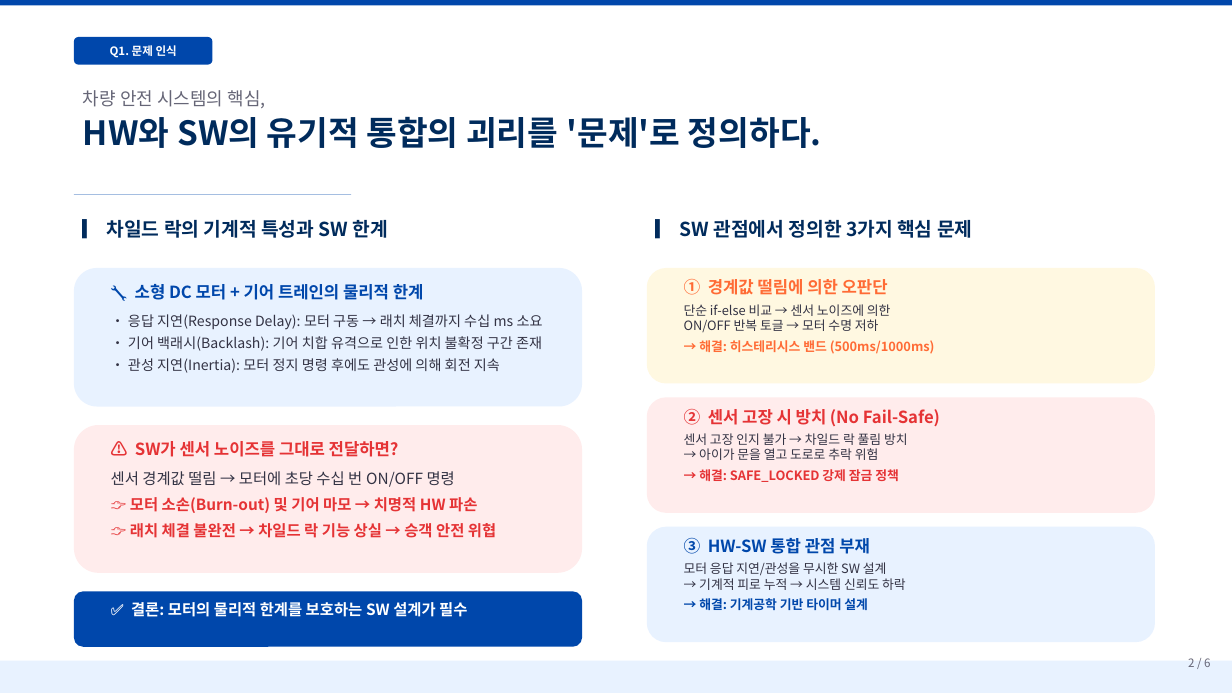
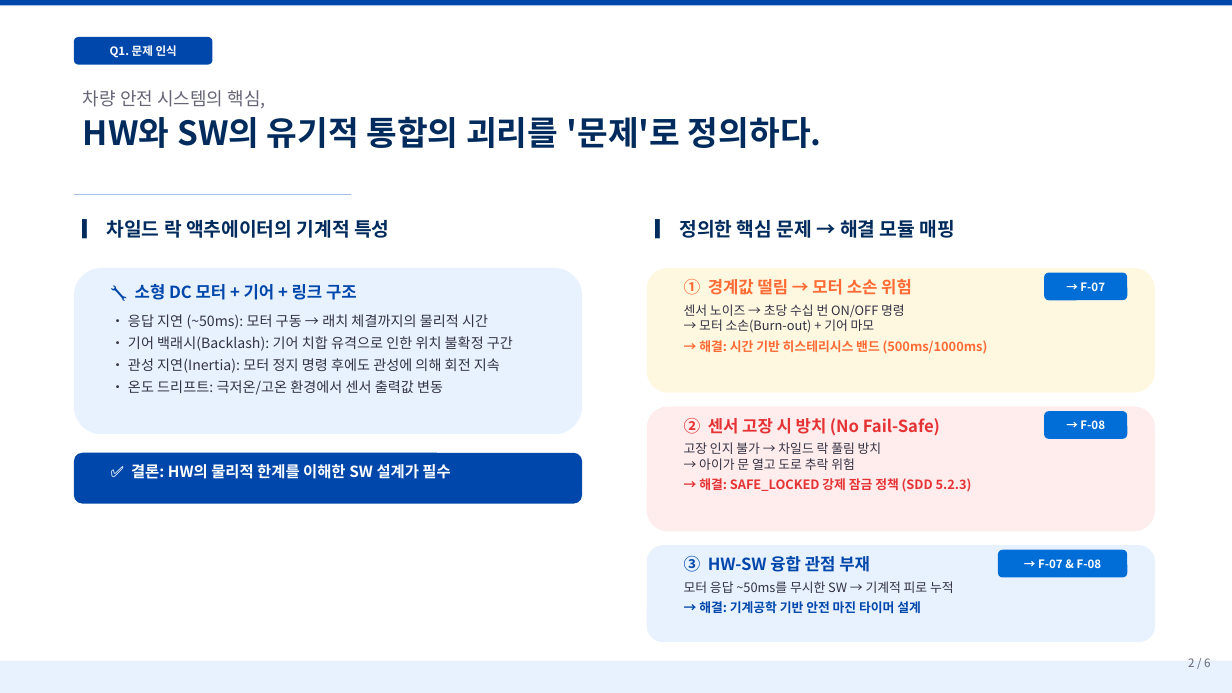
Before and after one commit to MBP-T05/MBP-T05-ChildLock, a slide deck: slide 2 of docs/SL_온라인PT_발표자료.pptx. Drawn at 1232x693 pixels with LibreOffice and Linux fonts; fonts in the diff are those of the drawing. Boxes give left, top, right and bottom in pixels: in the first picture for what was removed or moved away, otherwise in the second. Text is boxed around its words. In the diff, an @@ line names an element or a change of style, - is before the commit and + after.

```diff
--- a/docs/SL_온라인PT_발표자료.pptx
+++ b/docs/SL_온라인PT_발표자료.pptx
@@ text at <box>107,220,389,238</box>: text changed @@
-▎ 차일드 락의 기계적 특성과 SW 한계
+▎ 차일드 락 액추에이터의 기계적 특성
@@ text at <box>679,220,955,238</box>: text changed @@
-▎ SW 관점에서 정의한 3가지 핵심 문제
+▎ 정의한 핵심 문제 → 해결 모듈 매핑
@@ rounded rectangle: place and size @@
-rounded rectangle at <box>74,268,582,407</box>
+rounded rectangle at <box>74,268,582,434</box>
@@ rounded rectangle: place and size @@
-rounded rectangle at <box>647,268,1155,384</box>
+rounded rectangle at <box>647,268,1155,393</box>
@@ text at <box>128,284,513,351</box>: text changed @@
-🔧 소형 DC 모터 + 기어 트레인의 물리적 한계
-• 응답 지연(Response Delay): 모터 구동 → 래치 체결까지 수십 ms 소요
-• 기어 백래시(Backlash): 기어 치합 유격으로 인한 위치 불확정 구간 존재
+🔧 소형 DC 모터 + 기어 + 링크 구조
+• 응답 지연 (~50ms): 모터 구동 → 래치 체결까지의 물리적 시간
+• 기어 백래시(Backlash): 기어 치합 유격으로 인한 위치 불확정 구간
@@ text at <box>684,279,988,354</box>: text changed @@
-① 경계값 떨림에 의한 오판단
-단순 if-else 비교 → 센서 노이즈에 의한
-ON/OFF 반복 토글 → 모터 수명 저하
-→ 해결: 히스테리시스 밴드 (500ms/1000ms)
+① 경계값 떨림 → 모터 소손 위험
+센서 노이즈 → 초당 수십 번 ON/OFF 명령
+→ 모터 소손(Burn-out) + 기어 마모
+→ 해결: 시간 기반 히스테리시스 밴드 (500ms/1000ms)
@@ rounded rectangle added at <box>1044,273,1128,300</box>, fill #006ED6, 9 pt, text #FFFFFF, bold @@
+→ F-07
@@ text at <box>128,380,443,395</box>: paragraph added @@
+• 온도 드리프트: 극저온/고온 환경에서 센서 출력값 변동
@@ rounded rectangle: place and size @@
-rounded rectangle at <box>647,397,1155,513</box>
+rounded rectangle at <box>647,407,1155,531</box>
@@ text "② 센서 고장 시 방치 ...": place and size @@
-text "② 센서 고장 시 방치 ..." at <box>684,409,940,482</box>
+text "② 센서 고장 시 방치 ..." at <box>684,418,972,492</box>
@@ rounded rectangle added at <box>1044,411,1128,439</box>, fill #006ED6, 9 pt, text #FFFFFF, bold @@
+→ F-08
@@ text at <box>684,442,972,492</box>: text changed; text colour #333344 to #E53335; bold on @@
-센서 고장 인지 불가 → 차일드 락 풀림 방치
-→ 아이가 문을 열고 도로로 추락 위험
-→ 해결: SAFE_LOCKED 강제 잠금 정책
+고장 인지 불가 → 차일드 락 풀림 방치
+→ 아이가 문 열고 도로 추락 위험
+→ 해결: SAFE_LOCKED 강제 잠금 정책 (SDD 5.2.3)
@@ rounded rectangle: place and size @@
-rounded rectangle at <box>74,425,582,573</box>
+rounded rectangle at <box>74,453,582,504</box>
@@ rounded rectangle at <box>74,453,582,504</box>: fill #FFECEC to #0047AB @@
@@ text at <box>131,464,450,479</box>: text changed; text colour #E53335 to #FFFFFF @@
-⚠ SW가 센서 노이즈를 그대로 전달하면?
-센서 경계값 떨림 → 모터에 초당 수십 번 ON/OFF 명령
-👉 모터 소손(Burn-out) 및 기어 마모 → 치명적 HW 파손
-👉 래치 체결 불완전 → 차일드 락 기능 상실 → 승객 안전 위협
+✅ 결론: HW의 물리적 한계를 이해한 SW 설계가 필수
@@ rounded rectangle: place and size @@
-rounded rectangle at <box>647,527,1155,642</box>
+rounded rectangle at <box>647,545,1155,642</box>
@@ text at <box>684,555,954,613</box>: text changed; text colour #333344 to #0047AB; bold on @@
-③ HW-SW 통합 관점 부재
-모터 응답 지연/관성을 무시한 SW 설계
-→ 기계적 피로 누적 → 시스템 신뢰도 하락
-→ 해결: 기계공학 기반 타이머 설계
+③ HW-SW 융합 관점 부재
+모터 응답 ~50ms를 무시한 SW → 기계적 피로 누적
+→ 해결: 기계공학 기반 안전 마진 타이머 설계
@@ rounded rectangle added at <box>998,550,1128,578</box>, fill #006ED6, 9 pt, text #FFFFFF, bold @@
+→ F-07 & F-08
@@ rounded rectangle removed at <box>74,592,582,647</box> @@
@@ text removed at <box>131,602,467,617</box> @@
-✅ 결론: 모터의 물리적 한계를 보호하는 SW 설계가 필수
```
Also in this commit, not shown: 2 other slides changed.
